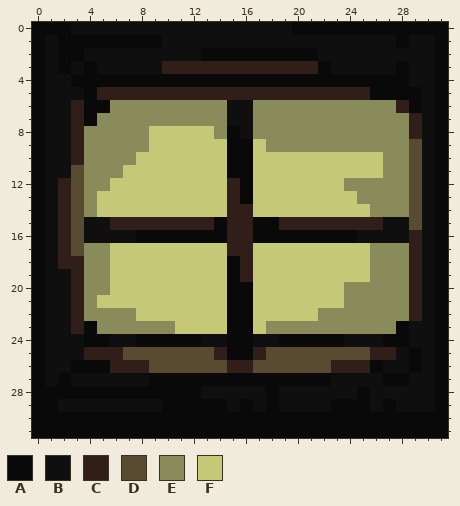
A pixel-art sprite gets an edit: src/main/resources/tiles/interior/Interior10.png. The picture above is the old version.
The file is 32x32 pixels.
Palette (. is transparent): A #0a0909  B #0f0f10  C #311e19  D #574c31  E #898b5a  F #c5c877
Pixels before, first column x 0:
 0 AAABBBBBBBBBBBBBBBBBAAAAAAAAAAAA
 1 ABAAAAAAAABBBBBBBBBBBBBBBBBBABBA
 2 ABAABBBBBBBBBAAAAAAAAABBBBBBBBBA
 3 ABABABBBBBCCCCCCCCCCCCABBBBBABBA
 4 ABBAAAAAAAAAAAAAAAAAAAAAAAAAABBA
 5 ABBBACCCCCCCCCCCCCCCCCCCCCAAAABA
 6 ABBCAAEEEEEEEEEBBEEEEEEEEEEECABA
 7 ABBCAEEEEEEEEEEBBEEEEEEEEEEEECBA
 8 ABBCEEEEEFFFFFEABEEEEEEEEEEEECBA
 9 ABBCEEEEEFFFFFFAAFEEEEEEEEEEEDBA
10 ABBCEEEEFFFFFFFAAFFFFFFFFFFEEDBA
11 ABBDEEEFFFFFFFFAAFFFFFFFFFFEEDBA
12 ABCDEEFFFFFFFFFCAFFFFFFFEEEEEDBA
13 ABCDEFFFFFFFFFFCAFFFFFFFFEEEEDBA
14 ABCDEFFFFFFFFFFCCFFFFFFFFFEEEDBA
15 ABCDBBCCCCCCCCACCAACCCCCCCCBBDBA
16 ABCDBBBBAAAAAAACCAAAAAAAABBBBCBA
17 ABCDEEFFFFFFFFFCCFFFFFFFFFEEECBA
18 ABCCEEFFFFFFFFFACFFFFFFFFFEEECBA
19 ABBCEEFFFFFFFFFACFFFFFFFFFEEECBA
20 ABBCEEFFFFFFFFFAAFFFFFFFEEEEECBA
21 ABBCEFFFFFFFFFFAAFFFFFFFEEEEECBA
22 ABBCEEEEFFFFFFFAAFFFFFEEEEEEECBA
23 ABBCAEEEEEEFFFFAAFEEEEEEEEEEABBA
24 ABBBAABBAAAAABBAABBAAAAABBBAABBA
25 ABBBCCCDDDDDDDCAACDDDDDDDDCCBABA
26 ABBAAACCCDDDDDDCCDDDDDDCCCABBABA
27 ABABBBBBBAAAAAAAAAAAAAABBBBAABBA
28 AAAAAAAAAAAAABBBBBABBBBBBABBBBBA
29 AABBBBBBBBAAAAABABABBBBAAABABBBA
30 AAAAAAAAAAAAAAAAAAAAAAAAAAAAAAAA
31 AAAAAAAAAAAAAAAAAAAAAAAAAAAAAAAA
After the commit:
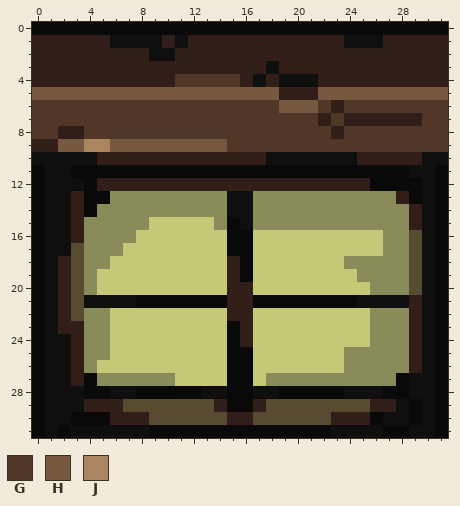
Colours new in this view: G #503727  H #765940  J #ab8560
What changed:
Changed rows in their new state; - is an unchanged pixel.
first column x 0:
 0 ---AAAAAAAAAAAAAAAAA------------
 1 CCCCCCBBBBC-CCCCCCCCCCCC---CCCCC
 2 CCCCCCCCC--CCCCCCCCCCCCCCCCCCCCC
 3 CCCCCCCCCC--------B---CCCCCCCCCC
 4 CCCCCCCCCCCGGGGGCBCBBBCCCCCCCCCC
 5 HHHHHHHHHHHHHHHHHHH---HHHHHHHHHH
 6 GGGGGGGGGGGGGGGGGGGHHHGCGGGGGGGG
 7 GGGGGGGGGGGGGGGGGGGGGGCGCCCCC-GG
 8 GGC-GGGGGGGGGGGGGGGGGGGCGGGGGGGG
 9 CCHHJJHHHHHHHHHGGGGGGGGGGGGGGGGG
10 B--BBCCCCCCCCCCCCCBBBBBBBCCCCC-B
11 ---AAAAAAAAAAAA--AAAAAAAAAAAAB--
12 --BBACCCCCCCCCC-CCCCCCCCCCAAAA--
13 --BCAAEEEEEEEEEBBEEEEEEEE---CA--
14 --BCAEEEEEEEEEEBBEEEEEEEEE---C--
15 --BCEEEEEFFFFFEABEEEEEEEEEEEEC--
16 --BCEEEEFFFFFFFAAFFFFFFFFFFEED--
17 --B---E--------AA---------F--D--
18 ---D-----------CA-------EE---D--
19 --CD-F---------CA--------E---D--
20 --CD-F---------CC-------FF---D--
21 --CDBBBBAAAAAAACCAAAAAAAABBBB---
22 --CD--FF-------CC-----FFFF------
23 --C-E-FFFFF-----C-FFFFFFFF--EC--
24 ---CEEFFFFFFFFF-CFFFFFFFFFEEEC--
25 ---CEEFFFFFFFFF--FFFFFFFEEEEEC--
26 ---CEFFFFFFFFFFAAFFFFFFFEEEEEC--
27 --BCAEEEEEEFFFF--FEEEEEEEEEE----
28 -BBB--BB-------AA-BAAAAA-B-AA---
29 -B--CCCDDDDDDDCA-CDDDDDDDDCC-A--
30 -BB---CCCDDDDDDCCDDDDDDCCC-BB-B-
31 -B-BBBBBB--------------BBBB--BB-
Boxes around the changes in both pictures, in picture pixels (x1, y1, x2, y2):
changed: (32, 22, 448, 438)
